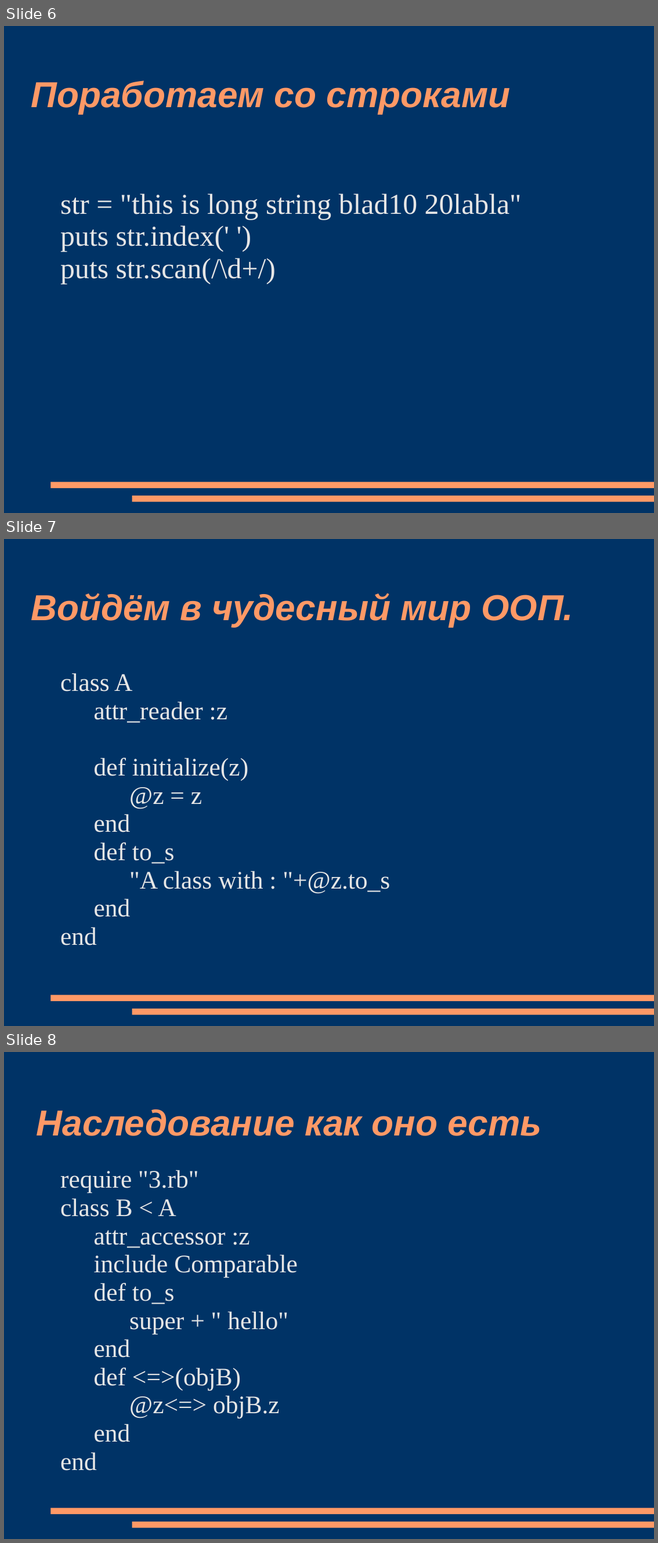
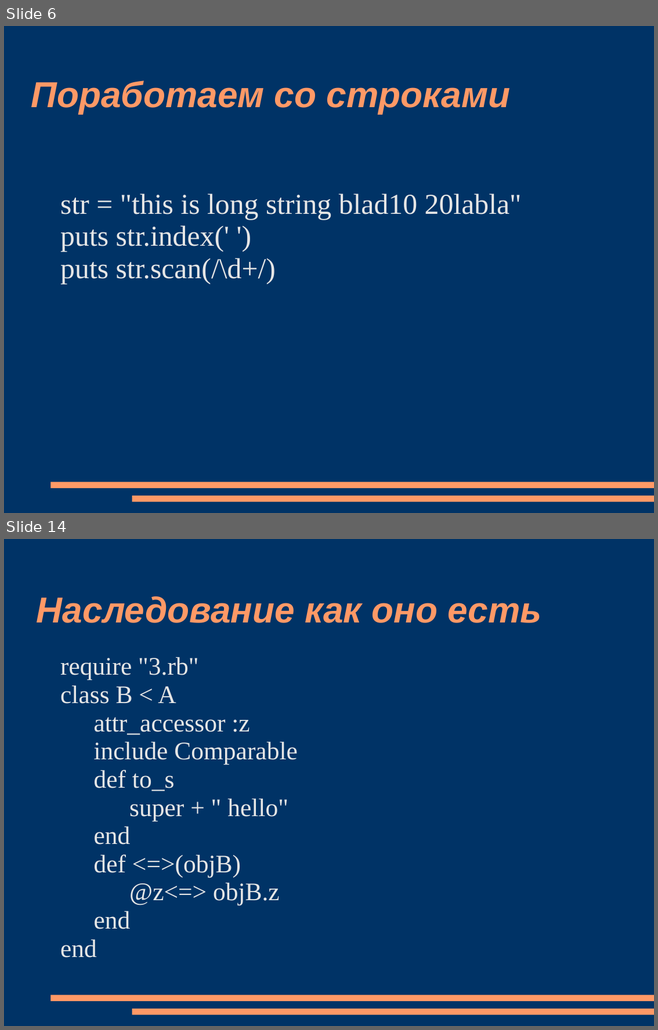
Before and after one commit to sidorovis/restudy, a slide deck: _ООПИС/Lection/ruby.ppt. Shown one above the other, each under a label of ours: slides 6, 7 and 8 before the commit, slides 6 and 14 after it; the slides between them are not shown. The pictures are 658x1543 and 658x1030 pixels, drawn with LibreOffice and Linux fonts; fonts in the diff are those of the drawing. Boxes give left, top, right and bottom in pixels: in the first picture for what was removed or moved away, otherwise in the second. Text is boxed around its words. In the diff, an @@ line names an element or a change of style, - is before the commit and + after.

```diff
--- a/_ООПИС/Lection/ruby.ppt
+++ b/_ООПИС/Lection/ruby.ppt
@@ slide 7 removed at (4,539,654,1026), background #003366; not listed: 2 template elements that a slide beside it also shows @@
@@ title removed at (31,593,573,627) @@
-Войдём в чудесный мир ООП.
@@ text removed at (60,673,390,946) @@
-class A
-  attr_reader :z
-  def initialize(z)
-    @z = z
-  end
-  def to_s
-    "A class with : "+@z.to_s
-  end
-end
@@ what was slide 8 is now slide 14 @@
```
Also in this commit, not shown: 3 slides changed, 9 slides added, 1 other file.
